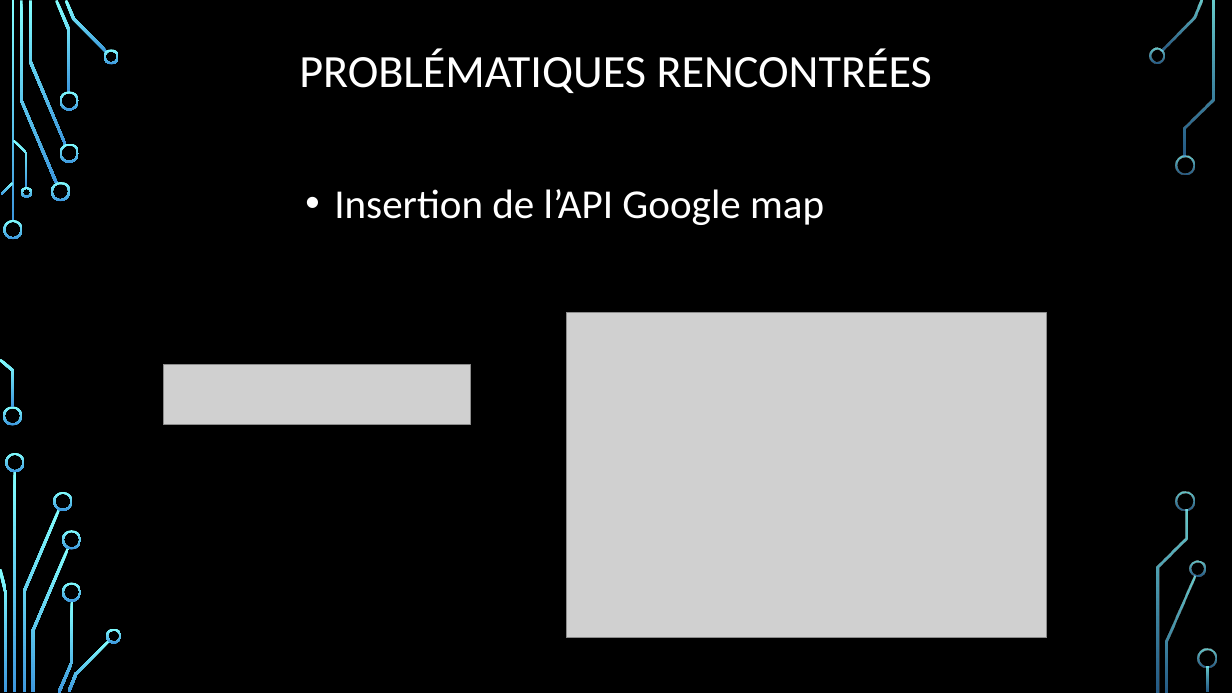
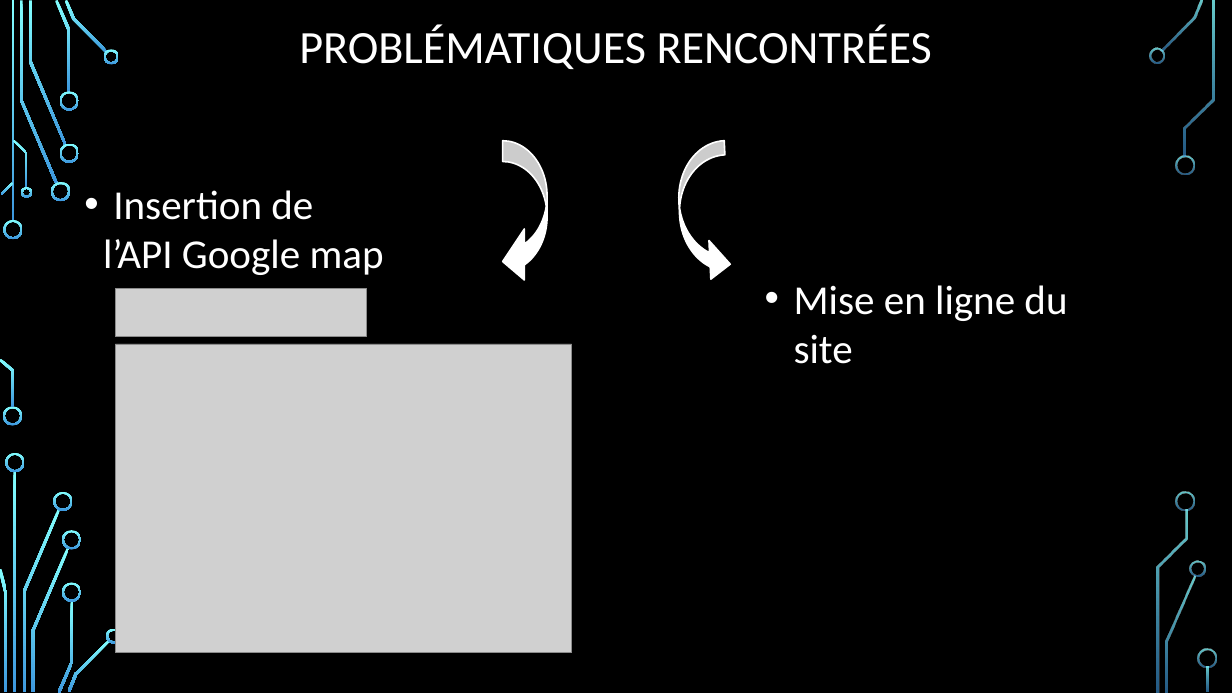
Before and after one commit to LaureenPerrin/project1, a slide deck: slide 13 of pp project1/Projet 1.pptx. Drawn at 1232x693 pixels with LibreOffice and Linux fonts; fonts in the diff are those of the drawing; grey boxes stand for pictures; background and template pictures are left out. Boxes give left, top, right and bottom in pixels: in the first picture for what was removed or moved away, otherwise in the second. Text is boxed around its words. In the diff, an @@ line names an element or a change of style, - is before the commit and + after.

```diff
--- a/pp project1/Projet 1.pptx
+++ b/pp project1/Projet 1.pptx
@@ title "PROBLÉMATIQUES RENCONTRÉES" moved from (x1=299, y1=49, x2=932, y2=93) to (x1=299, y1=25, x2=932, y2=69) @@
@@ curved left arrow added at (x1=503, y1=140, x2=547, y2=287), fill #FFFFFF, outline #FFFFFF 1.25 pt @@
@@ curved up arrow added at (x1=676, y1=141, x2=731, y2=286), fill #FFFFFF, outline #FFFFFF 1.25 pt @@
@@ text at (x1=103, y1=190, x2=384, y2=275): text changed @@
-• Insertion de l’API Google map
+• Insertion de
+l’API Google map
@@ picture resized from (x1=163, y1=365, x2=470, y2=425) to (x1=116, y1=288, x2=367, y2=337) @@
@@ text added at (x1=794, y1=285, x2=1067, y2=364), 32 pt, text #FFFFFF @@
+• Mise en ligne du site
@@ picture resized from (x1=567, y1=313, x2=1047, y2=639) to (x1=116, y1=344, x2=572, y2=653) @@
```
Also in this commit, not shown: 1 other slide changed, 4 other files.
